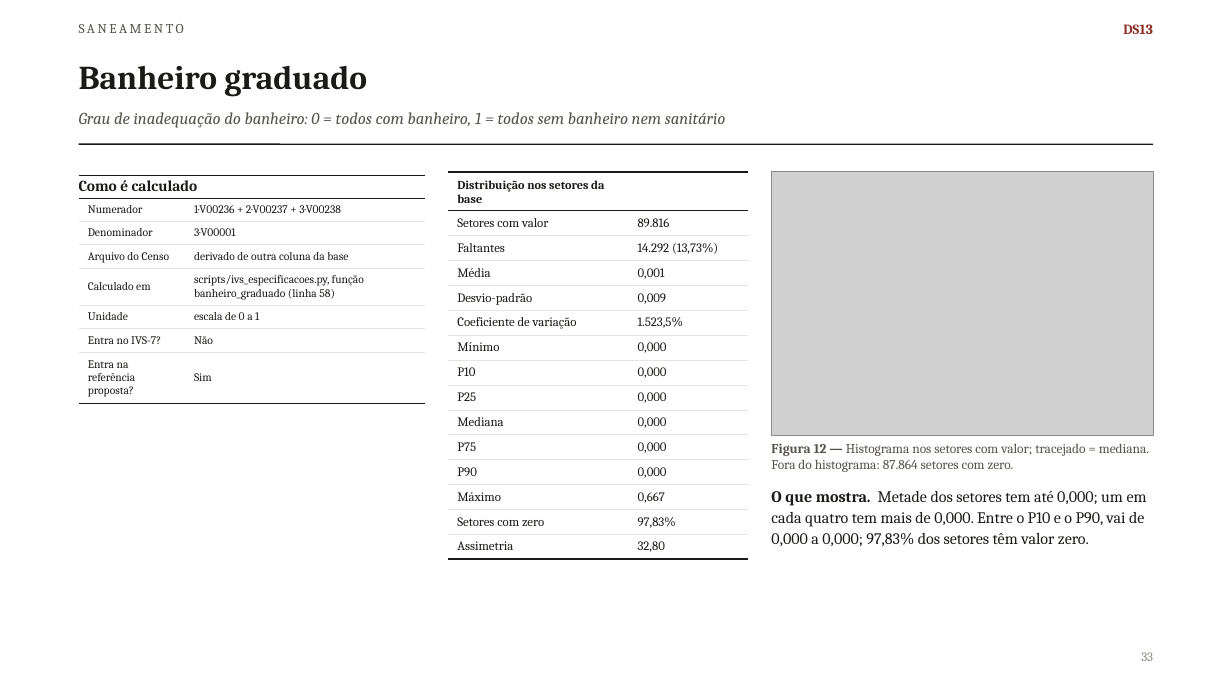
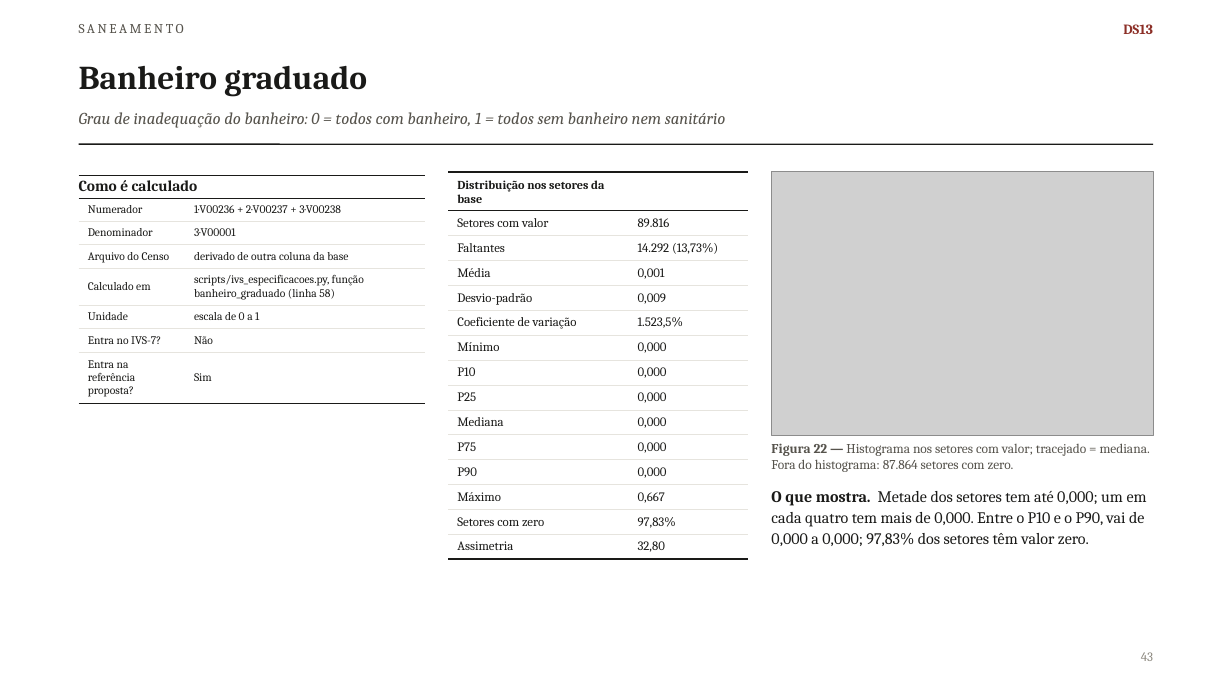
Before and after one commit to pedrinndias/Projeto_IVS_Censo, a slide deck: slide 43 of relatorio_descritivo/dados/ultimo_gerado.pptx (slide 33 before the commit). Drawn at 1232x693 pixels with LibreOffice and Linux fonts; fonts in the diff are those of the drawing; grey boxes stand for pictures. Boxes give left, top, right and bottom in pixels: in the first picture for what was removed or moved away, otherwise in the second. Text is boxed around its words. In the diff, an @@ line names an element or a change of style, - is before the commit and + after.

```diff
--- a/relatorio_descritivo/dados/ultimo_gerado.pptx
+++ b/relatorio_descritivo/dados/ultimo_gerado.pptx
@@ text at (771, 443, 1150, 472): text changed @@
-Figura 12 — Histograma nos setores com valor; tracejado = mediana. Fora do histograma: 87.864 setores com zero.
+Figura 22 — Histograma nos setores com valor; tracejado = mediana. Fora do histograma: 87.864 setores com zero.
@@ text at (1141, 652, 1153, 661): text changed @@
-33
+43
```
Also in this commit, not shown: 63 other slides changed, 48 slides added.
